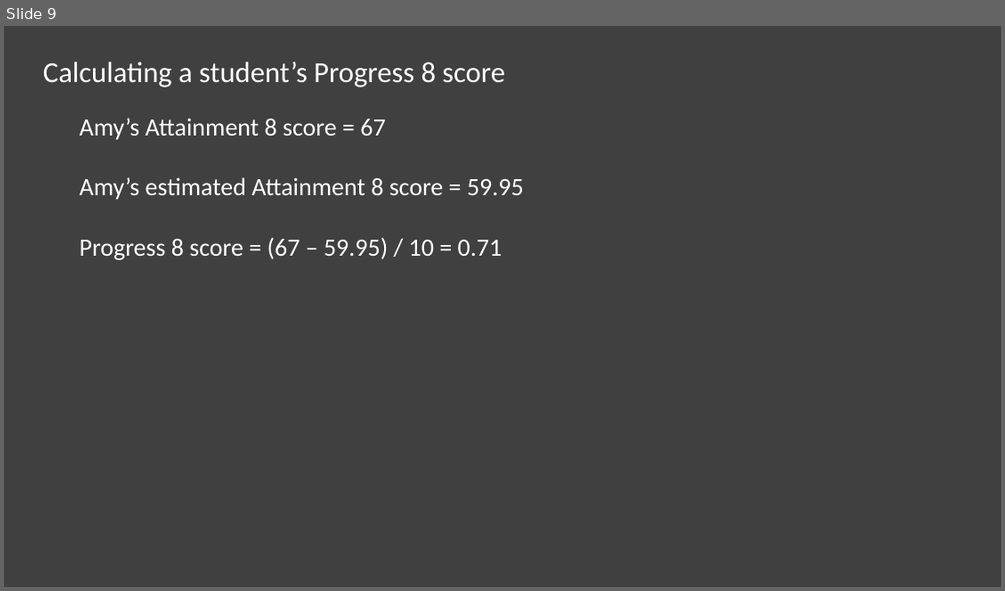
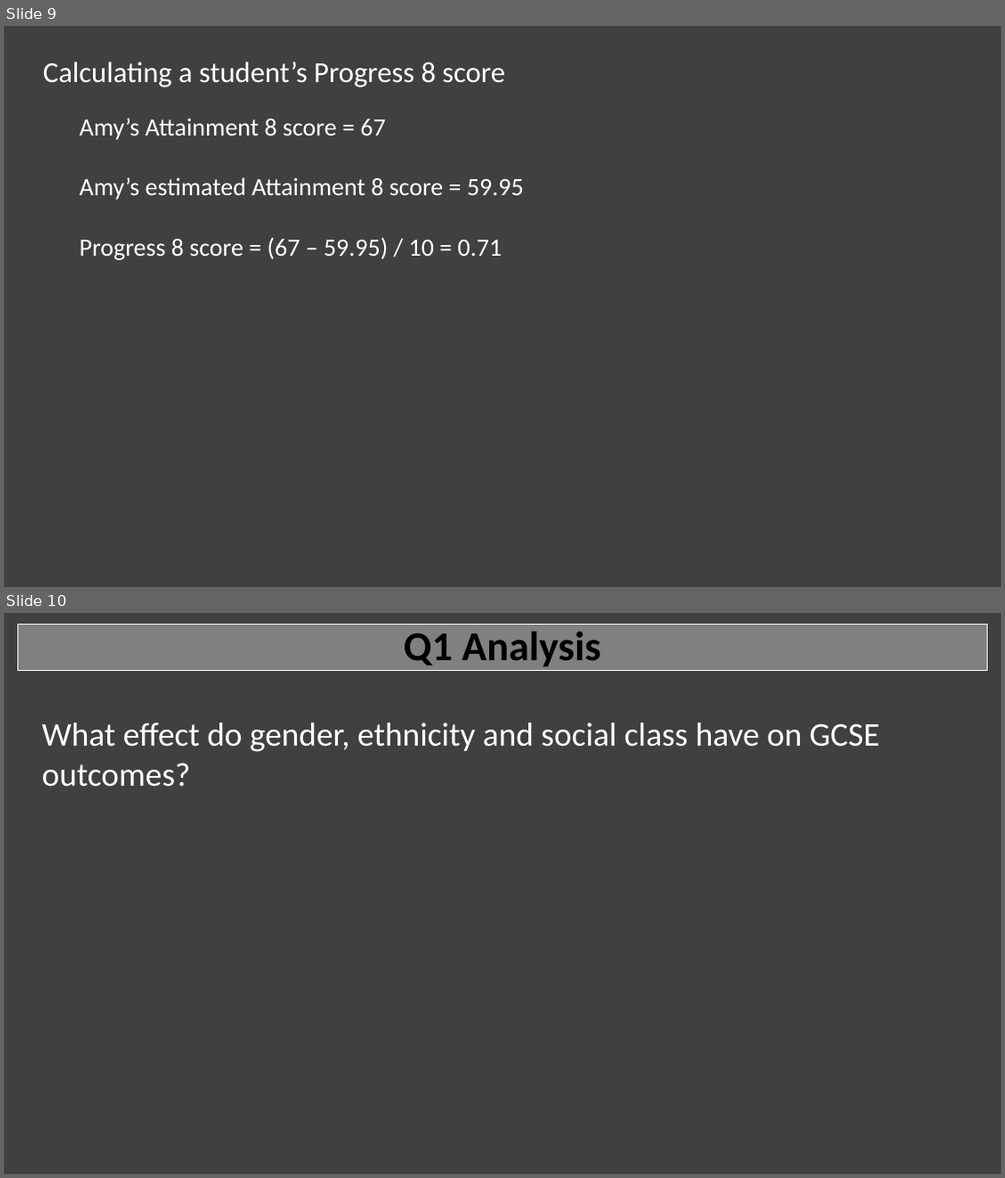
Before and after one commit to MoNawaz101/Project-1-Examination-Analysis, a slide deck: Project 1 Presentation.pptx. Shown one above the other, each under a label of ours: slide 9 before the commit, slides 9 and 10 after it. The pictures are 1005x591 and 1005x1178 pixels, drawn with LibreOffice and Linux fonts; fonts in the diff are those of the drawing. Boxes give left, top, right and bottom in pixels: in the first picture for what was removed or moved away, otherwise in the second. Text is boxed around its words. In the diff, an @@ line names an element or a change of style, - is before the commit and + after.

Commit message:
Q1 stats analysis, renamed files and re-ordered data folders

```diff
--- a/Project 1 Presentation.pptx
+++ b/Project 1 Presentation.pptx
@@ slide 10 added at (x1=4, y1=613, x2=1001, y2=1174), background #404040 @@
@@ title added at (x1=17, y1=625, x2=987, y2=671), fill #808080, outline #FFFFFF 0.75 pt, 39.6 pt, text #000000, bold @@
+Q1 Analysis
@@ text added at (x1=42, y1=722, x2=880, y2=787), 32 pt, text #FFFFFF @@
+  What effect do gender, ethnicity and social class have on GCSE outcomes?
```
Also in this commit, not shown: 10 slides changed, 5 other slides added, 1 slide removed, 44 other files.
